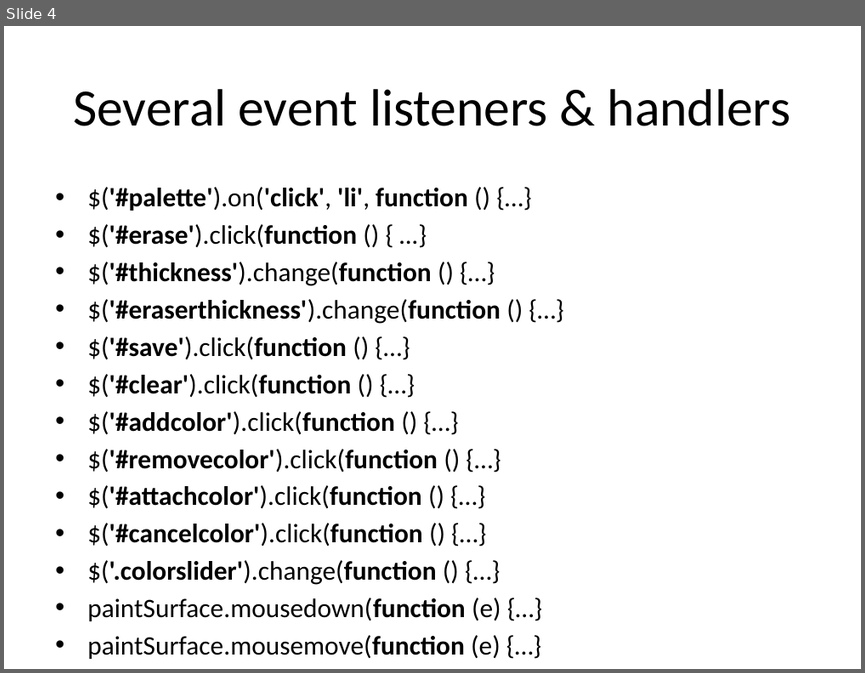
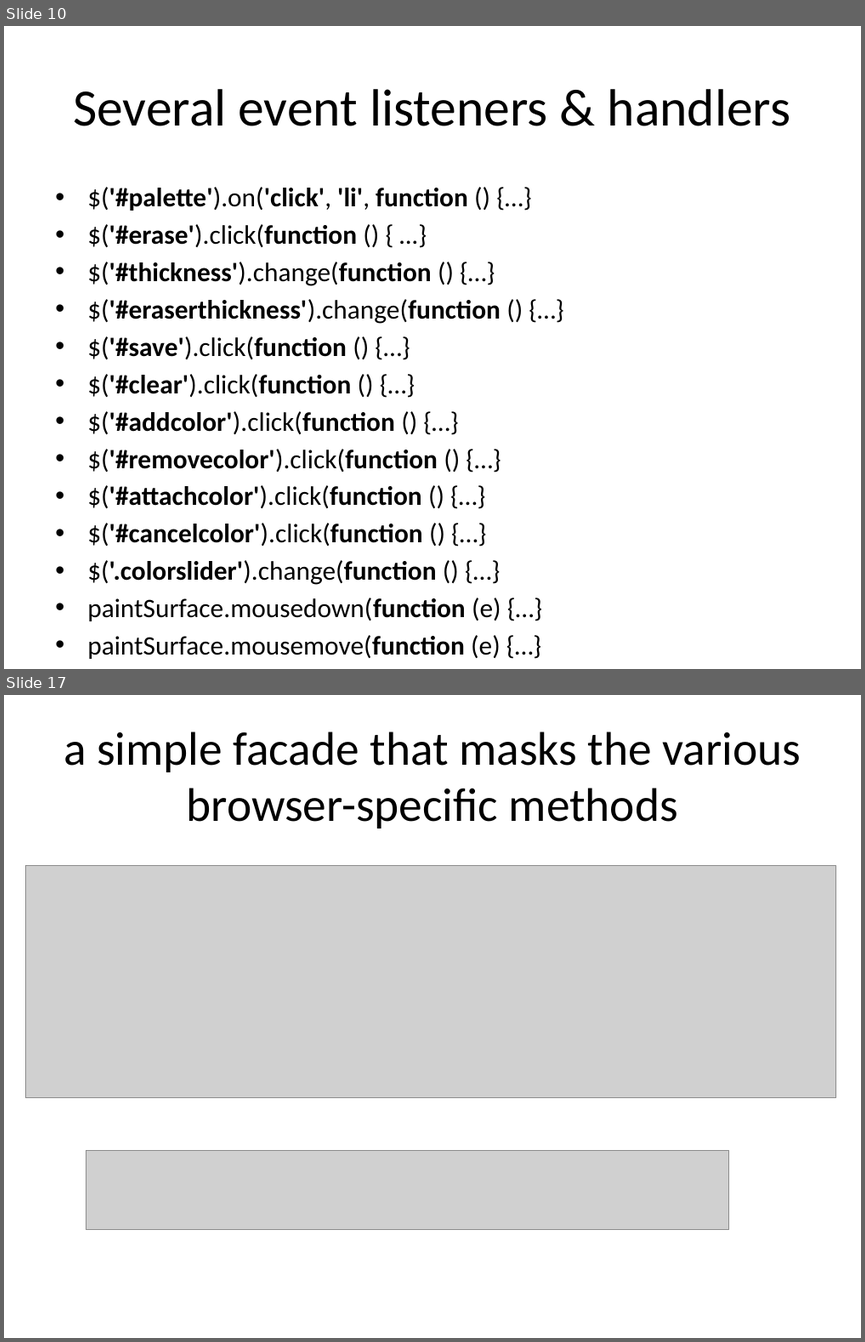
Before and after one commit to chrpapa/Javascript-Seminar, a slide deck: presentation/Presentation.pptx. Shown one above the other, each under a label of ours: slide 4 before the commit, slides 10 and 17 after it; the slides between them are not shown. The pictures are 865x673 and 865x1342 pixels, drawn with LibreOffice and Linux fonts; fonts in the diff are those of the drawing; grey boxes stand for pictures. Boxes give left, top, right and bottom in pixels: in the first picture for what was removed or moved away, otherwise in the second. Text is boxed around its words. In the diff, an @@ line names an element or a change of style, - is before the commit and + after.

Commit message:
facade pattern related work added to presentation

```diff
--- a/presentation/Presentation.pptx
+++ b/presentation/Presentation.pptx
@@ slide 17 added at (4,695,861,1338), background #FFFFFF @@
@@ title added at (64,732,800,828), 39.6 pt, text #000000 @@
+a simple facade that masks the various browser-specific methods
@@ picture added at (25,866,836,1098) @@
@@ picture added at (86,1150,728,1230) @@
@@ what was slide 4 is now slide 10 @@
```
Also in this commit, not shown: 2 slides changed, 13 other slides added, 1 slide removed, 15 other files.
